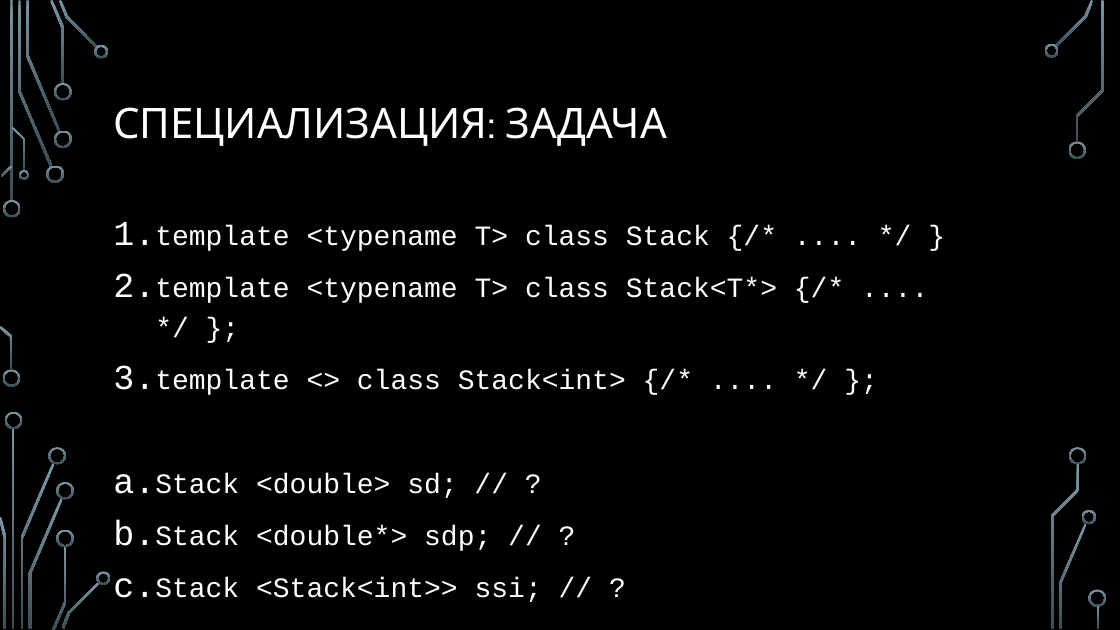
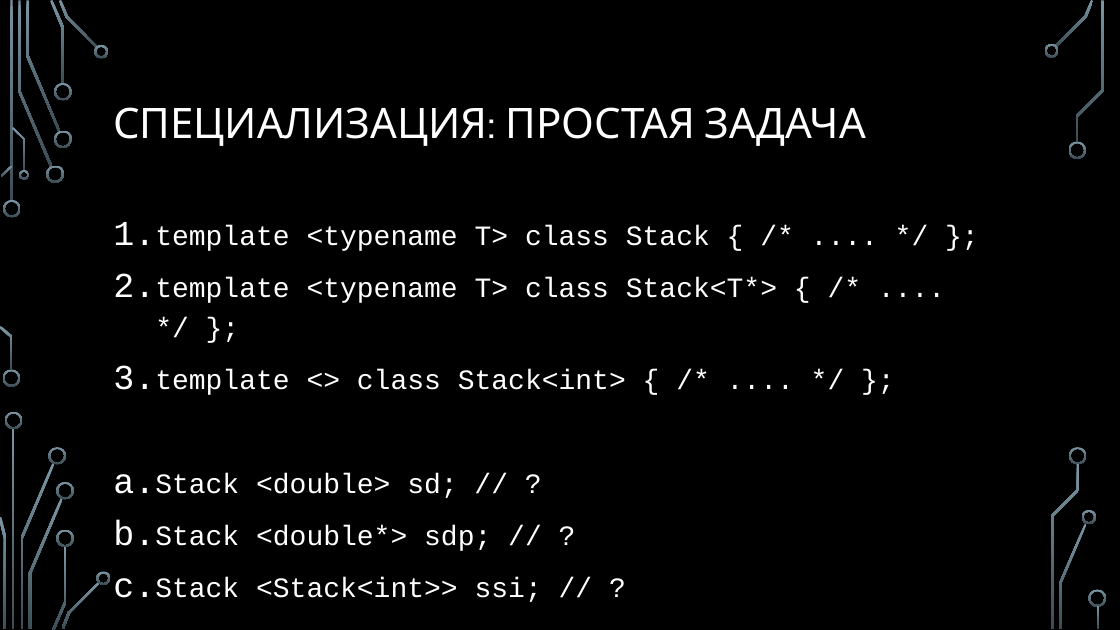
Before and after one commit to MIPT-ILab/cpp-lects-rus, a slide deck: slide 11 of slides/lec2-2-class-templates.pptx (slide 9 before the commit). Drawn at 1120x630 pixels with LibreOffice and Linux fonts; fonts in the diff are those of the drawing; background and template pictures are left out. Boxes give left, top, right and bottom in pixels: in the first picture for what was removed or moved away, otherwise in the second. Text is boxed around its words. In the diff, an @@ line names an element or a change of style, - is before the commit and + after.

```diff
--- a/slides/lec2-2-class-templates.pptx
+++ b/slides/lec2-2-class-templates.pptx
@@ title at box(113, 107, 866, 146): text changed @@
-СПЕЦИАЛИЗАЦИЯ: ЗАДАЧА
+СПЕЦИАЛИЗАЦИЯ: ПРОСТАЯ ЗАДАЧА
@@ text at box(155, 225, 777, 395): text changed @@
-1. template <typename T> class Stack {/* .... */ }
-2. template <typename T> class Stack<T*> {/* .... */ };
-3. template <> class Stack<int> {/* .... */ };
+1. template <typename T> class Stack { /* .... */ };
+2. template <typename T> class Stack<T*> { /* .... */ };
+3. template <> class Stack<int> { /* .... */ };
```
Also in this commit, not shown: 15 other slides changed, 2 slides added, 23 slides removed, 9 other files.
